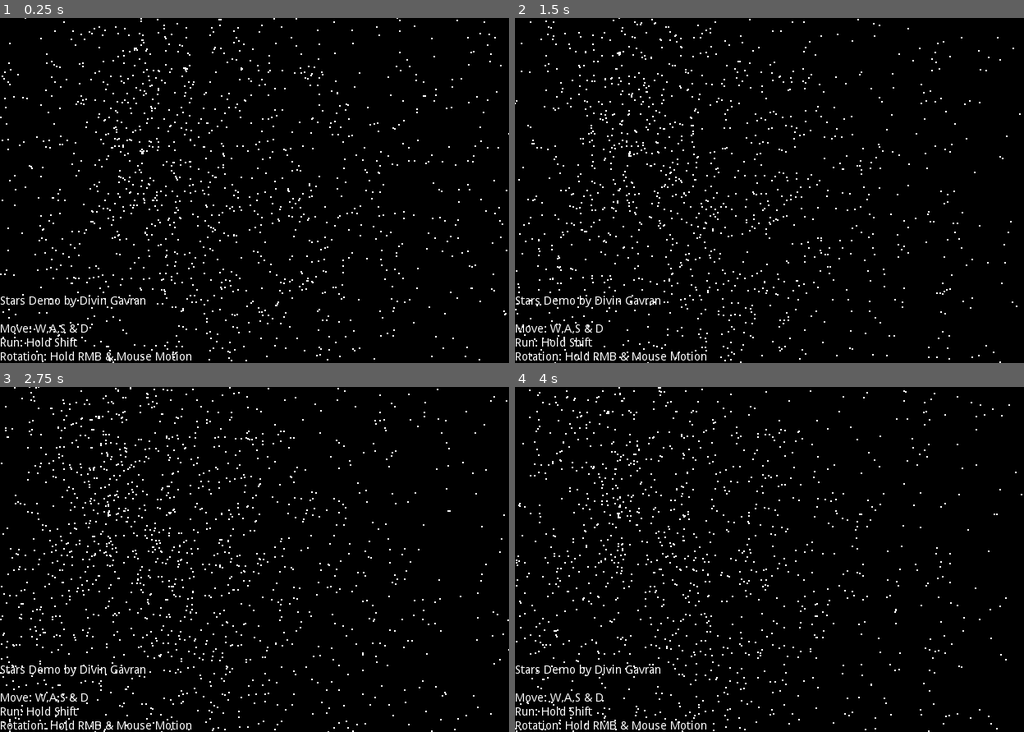
Above: before the commit, frames 1-4 (two rows, left to right).
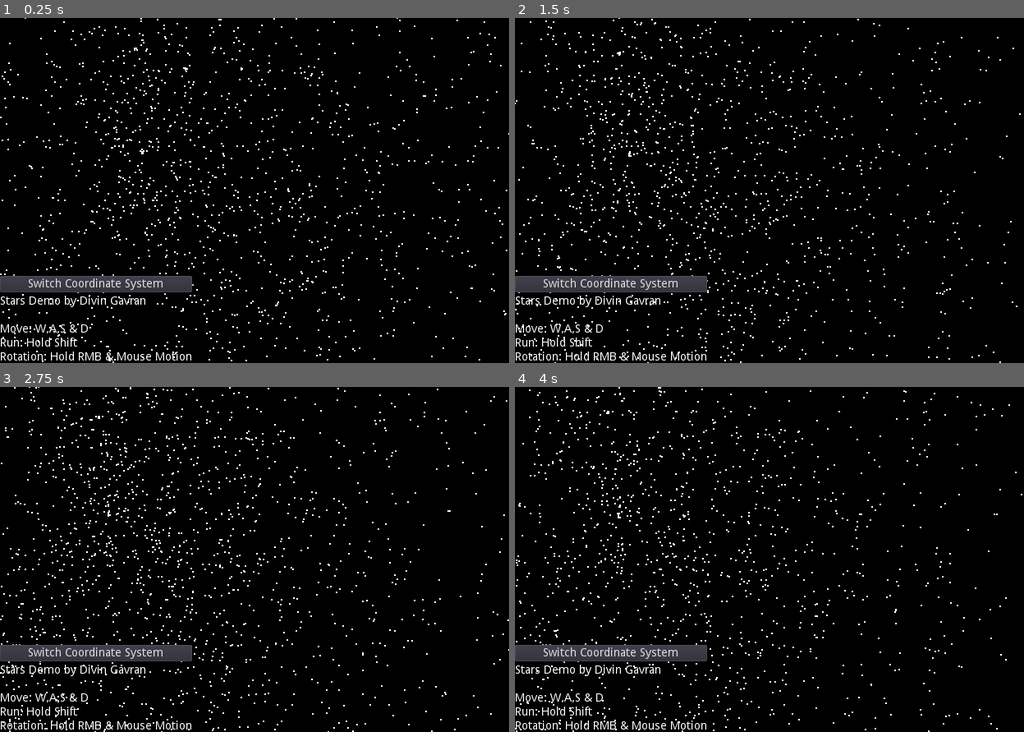
Above: after the commit, the same moments.

Repository: divin/stars
Game: Godot game, scene res://Demo.tscn
Two runs of this game, one before a commit and one after it. Both use one fixed random seed, a clock stepped at 60 frames per second and the inputs below.
Inputs (mouse positions are in pixels of both pictures, inside the frame that each line leads up to):
- Up to frame 1 (0.25 s): no input
- Up to frame 2 (1.5 s): tap Enter at 0.5 s; move the mouse to (881, 173) at 0.52 s; hold D 0.53-1.28 s; hold Shift 0.53-1.28 s; click (881, 173) at 0.67 s; move the mouse to (667, 207) at 1.27 s; hold S from 1.28 s (still down); tap E at 1.35 s
- Up to frame 3 (2.75 s): move the mouse to (305, 483) at 2.02 s; release S at 2.03 s; hold D from 2.03 s (still down); hold Q from 2.03 s (still down)
- Up to frame 4 (4 s): move the mouse to (744, 628) at 2.77 s; release D at 2.78 s; release Q at 2.78 s; hold W 2.78-3.53 s; tap Shift at 2.85 s; click (744, 628) at 2.92 s; move the mouse to (922, 611) at 3.52 s; hold A from 3.53 s (still down); hold E from 3.53 s (still down)

The runs differ from the first frame. In frame 1, 1.8% of the frame differs, in the area x 0-39%, y 74-80%; in frame 2, 1.8%; in frame 3, 1.8%, in the area x 0-38%, y 74-80%; in frame 4, 1.8%.

Commit message:
Adjusted Demo

Diff:
--- /dev/null
+++ b/Demo.gd
@@ -0,0 +1,6 @@
+extends Spatial
+
+onready var stars = self.get_node("Stars")
+
+func _on_Button_pressed():
+	self.stars.coordinate_system = int(!bool(self.stars.coordinate_system))
--- a/Demo.tscn
+++ b/Demo.tscn
@@ -1,12 +1,14 @@
-[gd_scene load_steps=4 format=2]
+[gd_scene load_steps=5 format=2]
 
 [ext_resource path="res://addons/Stars/scripts/Stars.gd" type="Script" id=1]
 [ext_resource path="res://addons/FreeCamera/scripts/FreeCamera.gd" type="Script" id=2]
+[ext_resource path="res://Demo.gd" type="Script" id=3]
 
 [sub_resource type="Environment" id=1]
 background_mode = 1
 
 [node name="Space" type="Spatial"]
+script = ExtResource( 3 )
 
 [node name="Stars" type="Spatial" parent="."]
 script = ExtResource( 1 )
@@ -20,12 +22,26 @@
 [node name="WorldEnvironment" type="WorldEnvironment" parent="."]
 environment = SubResource( 1 )
 
-[node name="Description" type="Label" parent="."]
-anchor_right = 1.0
+[node name="VBoxContainer" type="VBoxContainer" parent="."]
 anchor_bottom = 1.0
+margin_right = 234.0
+alignment = 2
+
+[node name="Button" type="Button" parent="VBoxContainer"]
+margin_top = 314.0
+margin_right = 234.0
+margin_bottom = 334.0
+text = "Switch Coordinate System"
+
+[node name="Description" type="Label" parent="VBoxContainer"]
+margin_top = 338.0
+margin_right = 234.0
+margin_bottom = 420.0
 text = "Stars Demo by Divin Gavran
 
 Move: W,A,S & D
 Run: Hold Shift
 Rotation: Hold RMB & Mouse Motion"
 valign = 2
+
+[connection signal="pressed" from="VBoxContainer/Button" to="." method="_on_Button_pressed"]
Not shown, changed: export_presets.cfg
